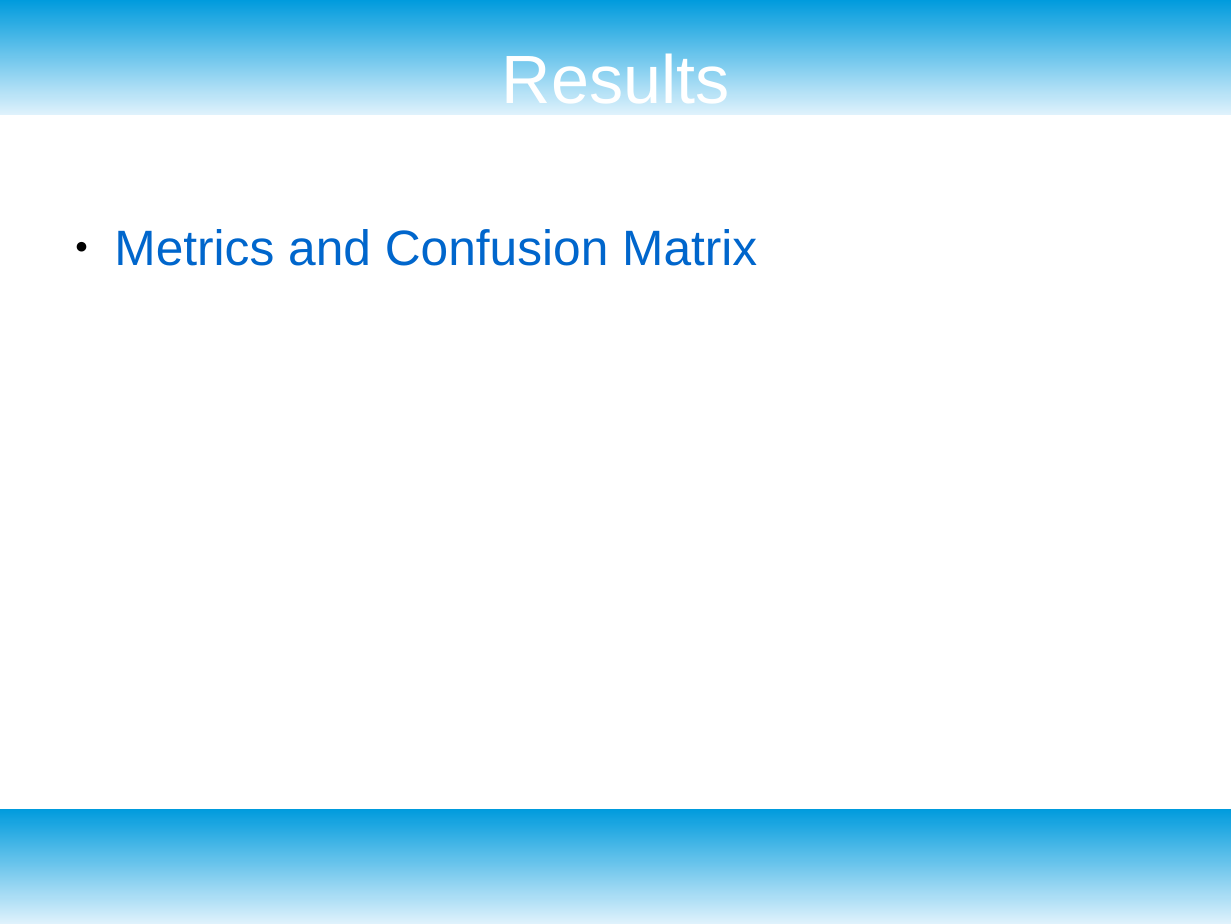
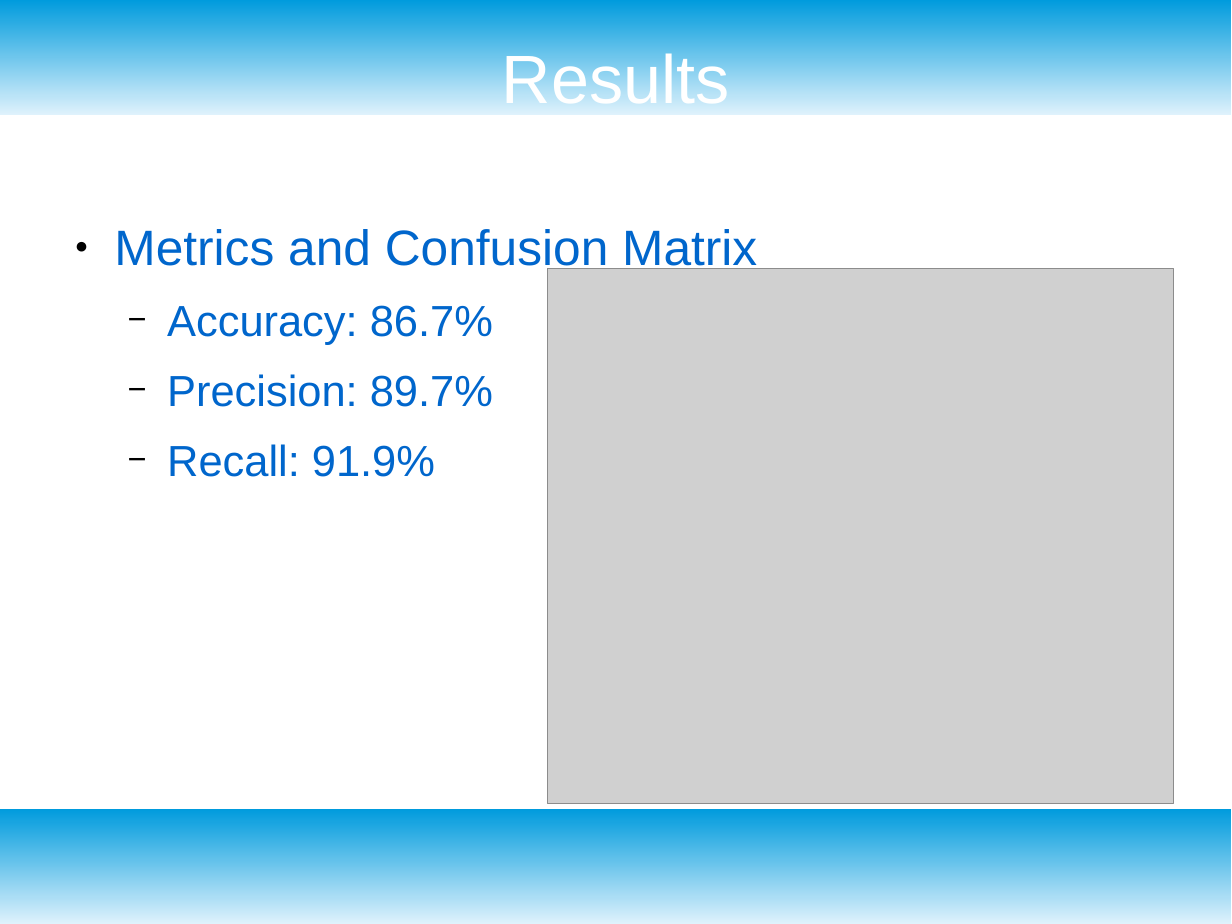
Before and after one commit to Shredder42/breast_cancer_histopathology, a slide deck: slide 5 of presentation.odp. Drawn at 1232x924 pixels with LibreOffice and Linux fonts; fonts in the diff are those of the drawing; grey boxes stand for pictures. Boxes give left, top, right and bottom in pixels: in the first picture for what was removed or moved away, otherwise in the second. Text is boxed around its words. In the diff, an @@ line names an element or a change of style, - is before the commit and + after.

```diff
--- a/presentation.odp
+++ b/presentation.odp
@@ picture added at (548, 268, 1174, 804) @@
@@ text at (167, 305, 493, 477): paragraphs added @@
+  − Accuracy: 86.7%
+  − Precision: 89.7%
+  − Recall: 91.9%
```
Also in this commit, not shown: 3 other slides changed, 4 other files.
